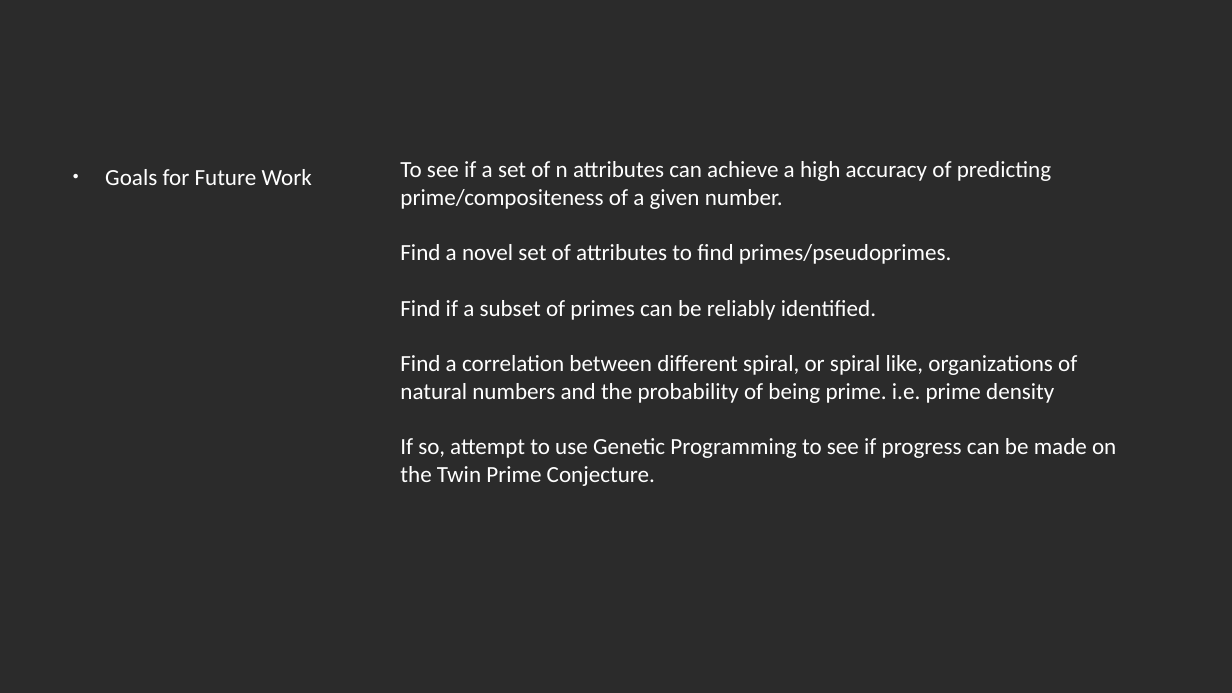
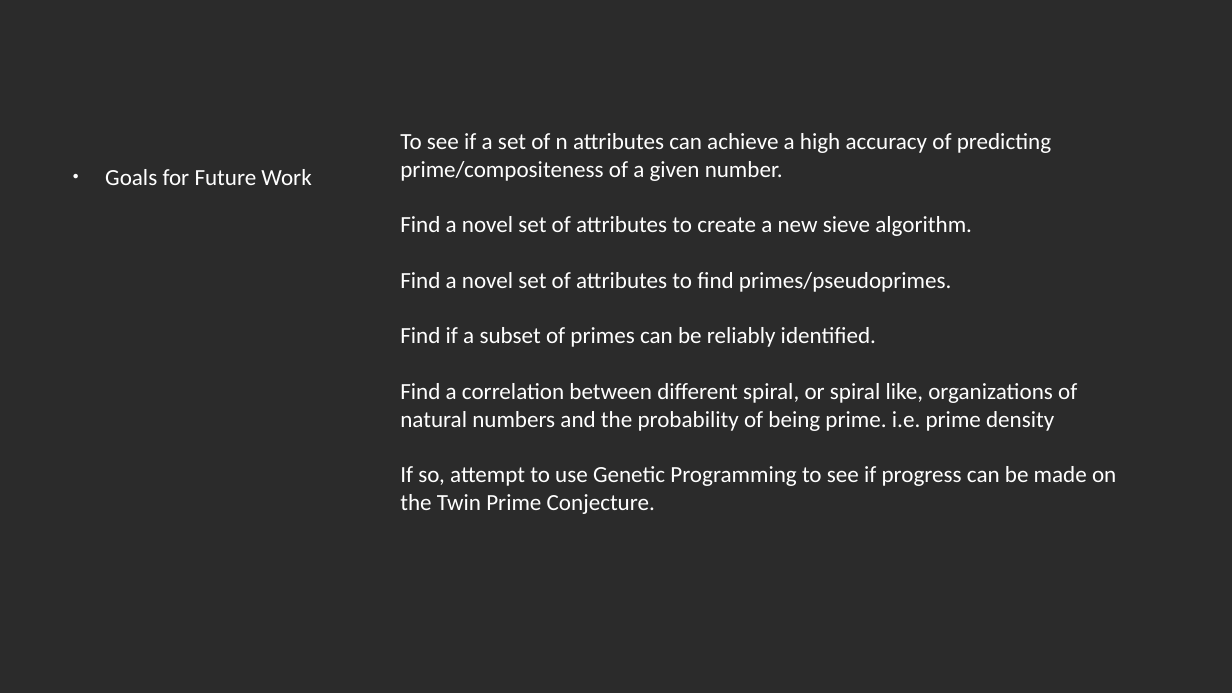
Before and after one commit to rohansaha/CSC-635-Data-Mining-, a slide deck: slide 10 of Classifying natural numbers.pptx (slide 6 before the commit). Drawn at 1232x693 pixels with LibreOffice and Linux fonts; fonts in the diff are those of the drawing; background and template pictures are left out; a plain dark background stands for a picture behind light text. Boxes give left, top, right and bottom in pixels: in the first picture for what was removed or moved away, otherwise in the second. Text is boxed around its words. In the diff, an @@ line names an element or a change of style, - is before the commit and + after.

```diff
--- a/Classifying natural numbers.pptx
+++ b/Classifying natural numbers.pptx
@@ text at box(400, 216, 972, 236): paragraph added @@
+Find a novel set of attributes to create a new sieve algorithm.
```
Also in this commit, not shown: 2 other slides changed, 6 slides added, 2 slides removed.
